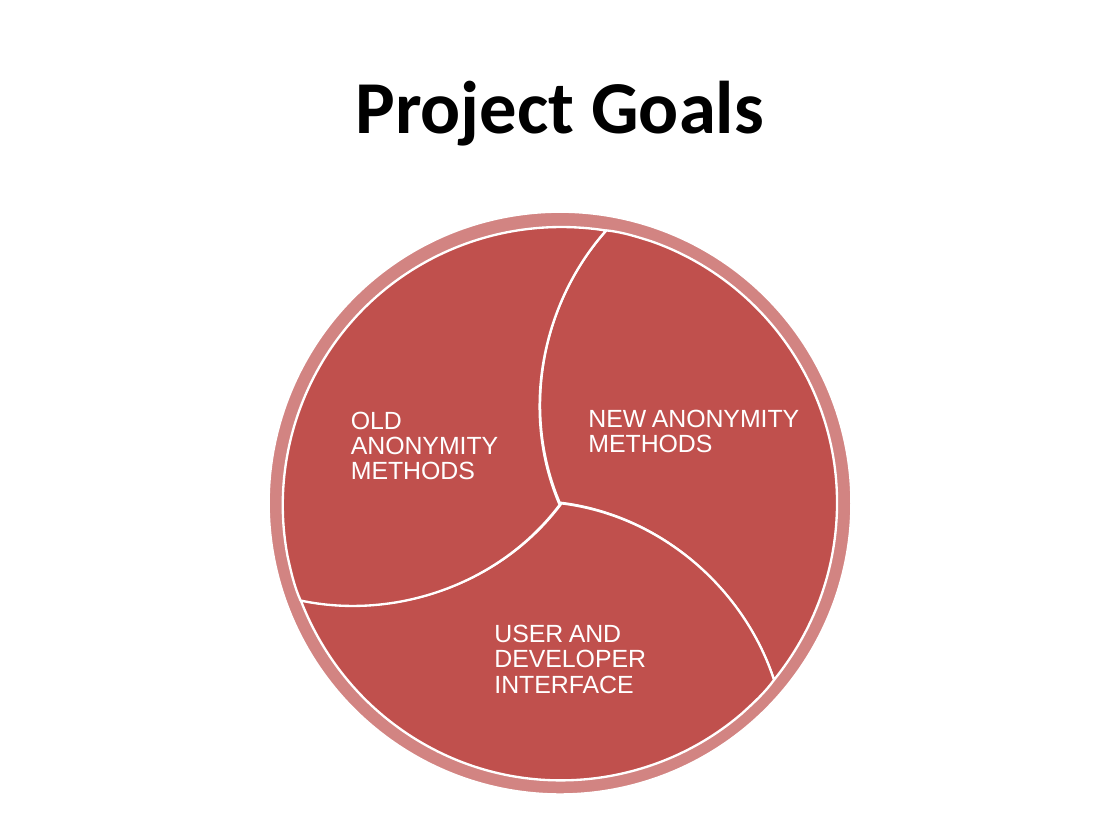
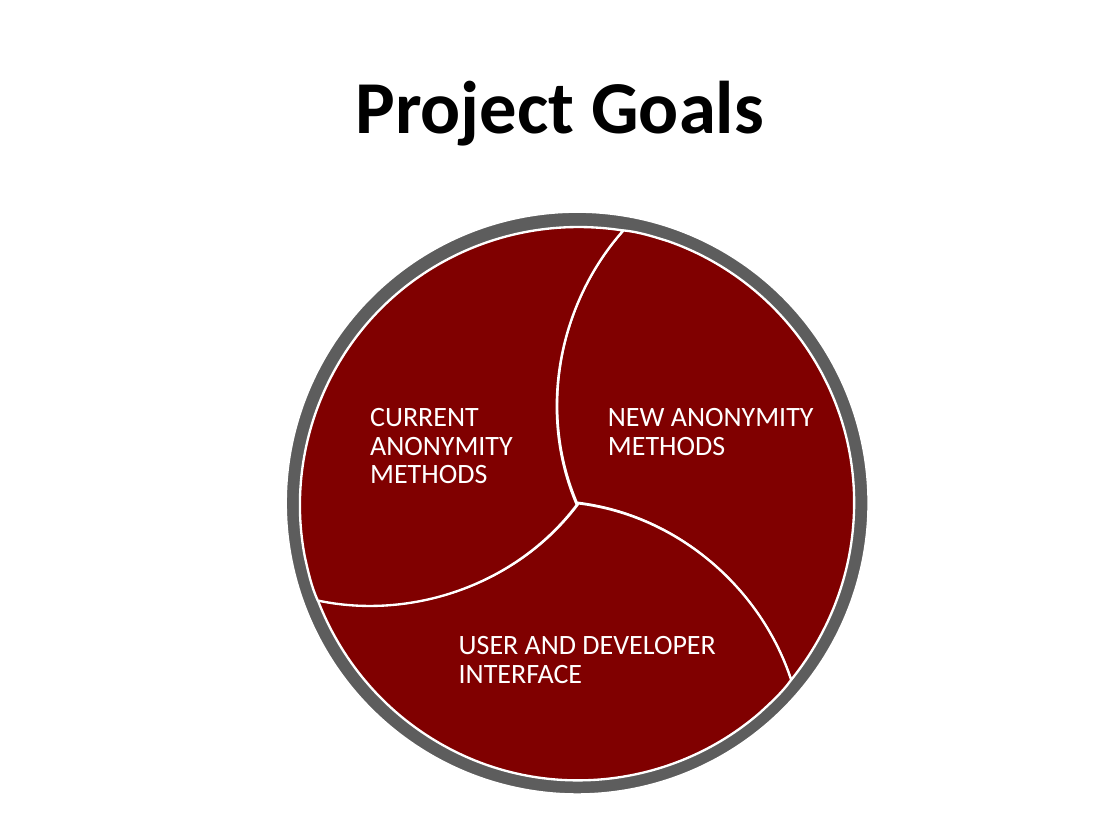
Before and after one commit to nfeltman/XIAnon, a slide deck: slide 2 of Presentation/Anonymity In XIA.pptx. Drawn at 1120x840 pixels with LibreOffice and Linux fonts; fonts in the diff are those of the drawing. Boxes give left, top, right and bottom in pixels: in the first picture for what was removed or moved away, otherwise in the second. Text is boxed around its words. In the diff, an @@ line names an element or a change of style, - is before the commit and + after.

Commit message:
Final? version of slides.

```diff
--- a/Presentation/Anonymity In XIA.pptx
+++ b/Presentation/Anonymity In XIA.pptx
@@ 2 freeform shapes, 1 ellipse moved together from (x1=186, y1=176, x2=851, y2=840) to (x1=202, y1=176, x2=868, y2=840) @@
@@ ellipse at (x1=286, y1=212, x2=868, y2=794): fill #C0504D at 70% opacity to #191919 at 70% opacity @@
@@ fill #C0504D to #800000 in 3 elements at (x1=286, y1=381, x2=835, y2=840), (x1=202, y1=176, x2=751, y2=675), (x1=538, y1=231, x2=855, y2=680) @@
@@ freeform shape moved from (x1=520, y1=231, x2=837, y2=680) to (x1=538, y1=231, x2=855, y2=680) @@
@@ text at (x1=370, y1=408, x2=513, y2=484): text changed; size 16 to 18 pt; font Arial to Calibri @@
-OLD ANONYMITY METHODS
+CURRENT ANONYMITY METHODS
@@ text "NEW ANONYMITY METHODS" moved from (x1=588, y1=409, x2=799, y2=453) to (x1=608, y1=408, x2=814, y2=456) @@
@@ text "NEW ANONYMITY METHODS" at (x1=608, y1=408, x2=814, y2=456): size 16 to 18 pt, font Arial to Calibri @@
@@ text "USER AND DEVELOPER INTERFACE" at (x1=459, y1=636, x2=715, y2=683): size 16 to 18 pt, font Arial to Calibri @@
@@ text "USER AND DEVELOPER INTERFACE" moved from (x1=494, y1=624, x2=646, y2=694) to (x1=459, y1=636, x2=715, y2=683) @@
```
Also in this commit, not shown: 14 other slides changed, 3 slides added.
